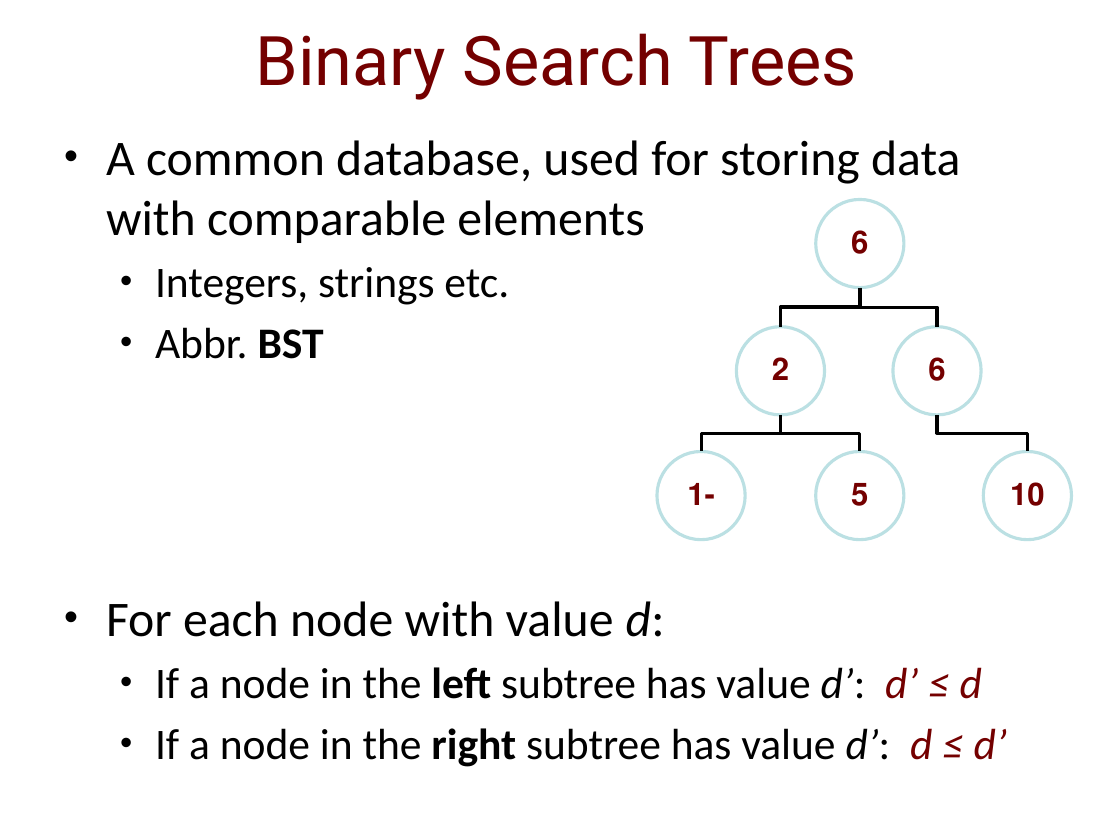
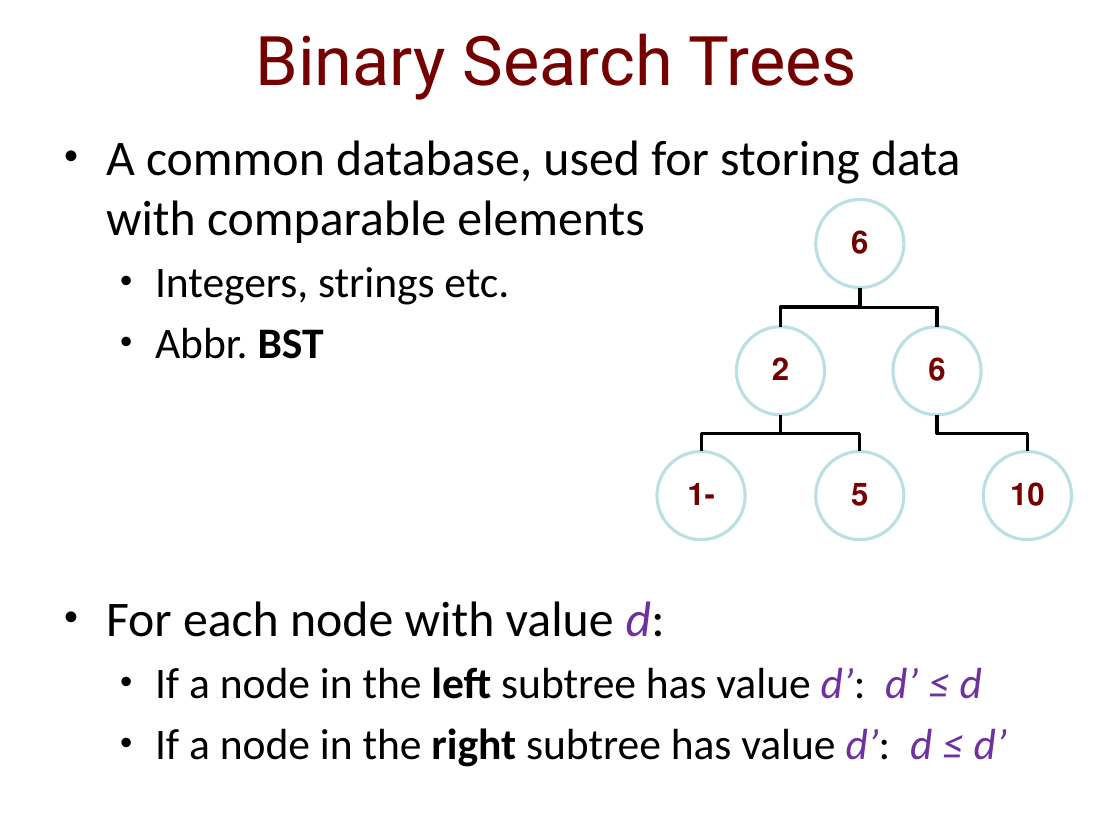
Before and after one commit to IdoBegun/PAAV_Project, a slide deck: slide 2 of Project Presentation.pptx. Drawn at 1120x840 pixels with LibreOffice and Linux fonts; fonts in the diff are those of the drawing; background and template pictures are left out. Boxes give left, top, right and bottom in pixels: in the first picture for what was removed or moved away, otherwise in the second. Text is boxed around its words. In the diff, an @@ line names an element or a change of style, - is before the commit and + after.

```diff
--- a/Project Presentation.pptx
+++ b/Project Presentation.pptx
@@ text at [106,601,1007,767]: text colour #000000 to #7030A0 in "d:", "d’:", "d’:"; text colour #740000 to #7030A0 in "d’ ≤ d", "d ≤ d’" @@
```
Also in this commit, not shown: 4 other slides changed, 7 slides added.
